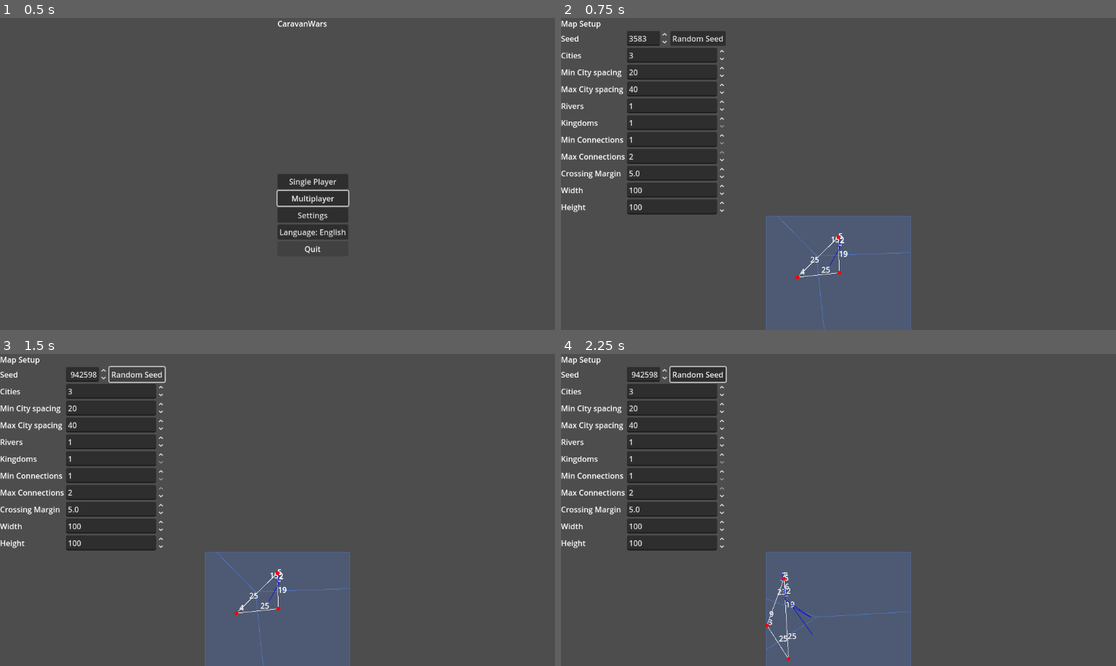
Above: before the commit, frames 1-4 (two rows, left to right).
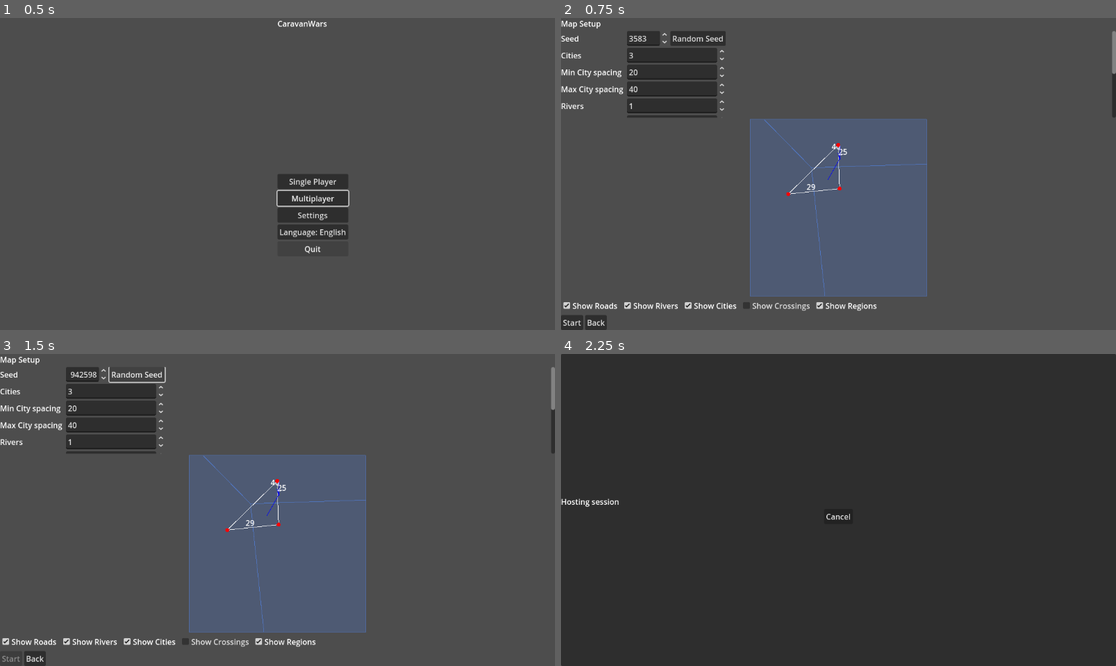
Above: after the commit, the same moments.

Repository: sepa79/CaravanWars
Game: Godot game, scene res://scenes/Main.tscn
Same seed, same stepped clock (60 frames per second), same inputs: the game is played once before the commit and once after it.
Inputs (mouse positions are in pixels of both pictures, inside the frame that each line leads up to):
- Up to frame 1 (0.5 s): no input
- Up to frame 2 (0.75 s): click "Single Player" at 0.5 s
- Up to frame 3 (1.5 s): click "Random Seed" at 1.25 s
- Up to frame 4 (2.25 s): click (572, 659) at 2 s, where only the run after the commit has a clickable "Start"

Frame 1 is identical in both runs. In frame 2, 20% of the frame differs, in the area x 0-100%, y 4-100%; in frame 3, 20%; in frame 4, 92%, in the area x 0-100%, y 0-100%.

Commit message:
Fix map preview controls and road labels

Diff:
--- a/game/ui/MapSetupScreen.gd
+++ b/game/ui/MapSetupScreen.gd
@@ -3,29 +3,30 @@
 const MapGeneratorModule = preload("res://map/MapGenerator.gd")
 
 @onready var title_label: Label = $VBox/Title
-@onready var seed_label: Label = $VBox/Params/SeedLabel
-@onready var seed_spin: SpinBox = $VBox/Params/SeedRow/Seed
-@onready var random_seed_button: Button = $VBox/Params/SeedRow/RandomSeed
-@onready var cities_label: Label = $VBox/Params/CitiesLabel
-@onready var cities_spin: SpinBox = $VBox/Params/Cities
-@onready var min_city_spacing_label: Label = $VBox/Params/MinCitySpacingLabel
-@onready var min_city_spacing_spin: SpinBox = $VBox/Params/MinCitySpacing
-@onready var max_city_spacing_label: Label = $VBox/Params/MaxCitySpacingLabel
-@onready var max_city_spacing_spin: SpinBox = $VBox/Params/MaxCitySpacing
-@onready var rivers_label: Label = $VBox/Params/RiversLabel
-@onready var rivers_spin: SpinBox = $VBox/Params/Rivers
-@onready var kingdoms_label: Label = $VBox/Params/KingdomsLabel
-@onready var kingdoms_spin: SpinBox = $VBox/Params/Kingdoms
-@onready var min_connections_label: Label = $VBox/Params/MinConnectionsLabel
-@onready var min_connections_spin: SpinBox = $VBox/Params/MinConnections
-@onready var max_connections_label: Label = $VBox/Params/MaxConnectionsLabel
-@onready var max_connections_spin: SpinBox = $VBox/Params/MaxConnections
-@onready var crossing_margin_label: Label = $VBox/Params/CrossingMarginLabel
-@onready var crossing_margin_spin: SpinBox = $VBox/Params/CrossingMargin
-@onready var width_label: Label = $VBox/Params/WidthLabel
-@onready var width_spin: SpinBox = $VBox/Params/Width
-@onready var height_label: Label = $VBox/Params/HeightLabel
-@onready var height_spin: SpinBox = $VBox/Params/Height
+@onready var params: GridContainer = $VBox/ParamsScroll/Params
+@onready var seed_label: Label = params.get_node("SeedLabel")
+@onready var seed_spin: SpinBox = params.get_node("SeedRow/Seed")
+@onready var random_seed_button: Button = params.get_node("SeedRow/RandomSeed")
+@onready var cities_label: Label = params.get_node("CitiesLabel")
+@onready var cities_spin: SpinBox = params.get_node("Cities")
+@onready var min_city_spacing_label: Label = params.get_node("MinCitySpacingLabel")
+@onready var min_city_spacing_spin: SpinBox = params.get_node("MinCitySpacing")
+@onready var max_city_spacing_label: Label = params.get_node("MaxCitySpacingLabel")
+@onready var max_city_spacing_spin: SpinBox = params.get_node("MaxCitySpacing")
+@onready var rivers_label: Label = params.get_node("RiversLabel")
+@onready var rivers_spin: SpinBox = params.get_node("Rivers")
+@onready var kingdoms_label: Label = params.get_node("KingdomsLabel")
+@onready var kingdoms_spin: SpinBox = params.get_node("Kingdoms")
+@onready var min_connections_label: Label = params.get_node("MinConnectionsLabel")
+@onready var min_connections_spin: SpinBox = params.get_node("MinConnections")
+@onready var max_connections_label: Label = params.get_node("MaxConnectionsLabel")
+@onready var max_connections_spin: SpinBox = params.get_node("MaxConnections")
+@onready var crossing_margin_label: Label = params.get_node("CrossingMarginLabel")
+@onready var crossing_margin_spin: SpinBox = params.get_node("CrossingMargin")
+@onready var width_label: Label = params.get_node("WidthLabel")
+@onready var width_spin: SpinBox = params.get_node("Width")
+@onready var height_label: Label = params.get_node("HeightLabel")
+@onready var height_spin: SpinBox = params.get_node("Height")
 @onready var map_view: MapView = $VBox/MapView
 @onready var show_roads_check: CheckBox = $VBox/Layers/ShowRoads
 @onready var show_rivers_check: CheckBox = $VBox/Layers/ShowRivers
--- a/game/ui/MapSetupScreen.tscn
+++ b/game/ui/MapSetupScreen.tscn
@@ -16,95 +16,100 @@
 
 [node name="Title" type="Label" parent="VBox"]
 
-[node name="Params" type="GridContainer" parent="VBox"]
+[node name="ParamsScroll" type="ScrollContainer" parent="VBox"]
+custom_minimum_size = Vector2(0, 180)
+size_flags_horizontal = 3
+size_flags_vertical = 1
+
+[node name="Params" type="GridContainer" parent="VBox/ParamsScroll"]
 columns = 2
 
-[node name="SeedLabel" type="Label" parent="VBox/Params"]
+[node name="SeedLabel" type="Label" parent="VBox/ParamsScroll/Params"]
 
-[node name="SeedRow" type="HBoxContainer" parent="VBox/Params"]
+[node name="SeedRow" type="HBoxContainer" parent="VBox/ParamsScroll/Params"]
 
-[node name="Seed" type="SpinBox" parent="VBox/Params/SeedRow"]
+[node name="Seed" type="SpinBox" parent="VBox/ParamsScroll/Params/SeedRow"]
 min_value = 0.0
 max_value = 1.0e+09
 step = 1.0
 
-[node name="RandomSeed" type="Button" parent="VBox/Params/SeedRow"]
+[node name="RandomSeed" type="Button" parent="VBox/ParamsScroll/Params/SeedRow"]
 
-[node name="CitiesLabel" type="Label" parent="VBox/Params"]
+[node name="CitiesLabel" type="Label" parent="VBox/ParamsScroll/Params"]
 
-[node name="Cities" type="SpinBox" parent="VBox/Params"]
+[node name="Cities" type="SpinBox" parent="VBox/ParamsScroll/Params"]
 min_value = 1.0
 max_value = 20.0
 step = 1.0
 value = 3.0
 
-[node name="MinCitySpacingLabel" type="Label" parent="VBox/Params"]
+[node name="MinCitySpacingLabel" type="Label" parent="VBox/ParamsScroll/Params"]
 
-[node name="MinCitySpacing" type="SpinBox" parent="VBox/Params"]
+[node name="MinCitySpacing" type="SpinBox" parent="VBox/ParamsScroll/Params"]
 min_value = 1.0
 max_value = 100.0
 step = 1.0
 value = 20.0
 
-[node name="MaxCitySpacingLabel" type="Label" parent="VBox/Params"]
+[node name="MaxCitySpacingLabel" type="Label" parent="VBox/ParamsScroll/Params"]
 
-[node name="MaxCitySpacing" type="SpinBox" parent="VBox/Params"]
+[node name="MaxCitySpacing" type="SpinBox" parent="VBox/ParamsScroll/Params"]
 min_value = 1.0
 max_value = 100.0
 step = 1.0
 value = 40.0
 
-[node name="RiversLabel" type="Label" parent="VBox/Params"]
+[node name="RiversLabel" type="Label" parent="VBox/ParamsScroll/Params"]
 
-[node name="Rivers" type="SpinBox" parent="VBox/Params"]
+[node name="Rivers" type="SpinBox" parent="VBox/ParamsScroll/Params"]
 min_value = 0.0
 max_value = 10.0
 step = 1.0
 value = 1.0
 
-[node name="KingdomsLabel" type="Label" parent="VBox/Params"]
+[node name="KingdomsLabel" type="Label" parent="VBox/ParamsScroll/Params"]
 
-[node name="Kingdoms" type="SpinBox" parent="VBox/Params"]
+[node name="Kingdoms" type="SpinBox" parent="VBox/ParamsScroll/Params"]
 min_value = 1.0
 max_value = 20.0
 step = 1.0
 value = 1.0
 
-[node name="MinConnectionsLabel" type="Label" parent="VBox/Params"]
+[node name="MinConnectionsLabel" type="Label" parent="VBox/ParamsScroll/Params"]
 
-[node name="MinConnections" type="SpinBox" parent="VBox/Params"]
+[node name="MinConnections" type="SpinBox" parent="VBox/ParamsScroll/Params"]
 min_value = 1.0
 max_value = 10.0
 step = 1.0
 value = 1.0
 
-[node name="MaxConnectionsLabel" type="Label" parent="VBox/Params"]
+[node name="MaxConnectionsLabel" type="Label" parent="VBox/ParamsScroll/Params"]
 
-[node name="MaxConnections" type="SpinBox" parent="VBox/Params"]
+[node name="MaxConnections" type="SpinBox" parent="VBox/ParamsScroll/Params"]
 min_value = 1.0
 max_value = 10.0
 step = 1.0
 value = 3.0
 
-[node name="CrossingMarginLabel" type="Label" parent="VBox/Params"]
+[node name="CrossingMarginLabel" type="Label" parent="VBox/ParamsScroll/Params"]
 
-[node name="CrossingMargin" type="SpinBox" parent="VBox/Params"]
+[node name="CrossingMargin" type="SpinBox" parent="VBox/ParamsScroll/Params"]
 min_value = 0.0
 max_value = 50.0
 step = 0.5
 value = 5.0
 
-[node name="WidthLabel" type="Label" parent="VBox/Params"]
+[node name="WidthLabel" type="Label" parent="VBox/ParamsScroll/Params"]
 
-[node name="Width" type="SpinBox" parent="VBox/Params"]
+[node name="Width" type="SpinBox" parent="VBox/ParamsScroll/Params"]
 min_value = 20.0
 max_value = 500.0
 step = 10.0
 value = 100.0
 
-[node name="HeightLabel" type="Label" parent="VBox/Params"]
+[node name="HeightLabel" type="Label" parent="VBox/ParamsScroll/Params"]
 
-[node name="Height" type="SpinBox" parent="VBox/Params"]
+[node name="Height" type="SpinBox" parent="VBox/ParamsScroll/Params"]
 min_value = 20.0
 max_value = 500.0
 step = 10.0
--- a/game/ui/MapView.gd
+++ b/game/ui/MapView.gd
@@ -33,17 +33,21 @@
         var mb: InputEventMouseButton = event
         if mb.button_index == MOUSE_BUTTON_WHEEL_UP and mb.pressed:
             _adjust_zoom(1.1)
+            accept_event()
         elif mb.button_index == MOUSE_BUTTON_WHEEL_DOWN and mb.pressed:
             _adjust_zoom(1.0 / 1.1)
+            accept_event()
         elif mb.button_index == MOUSE_BUTTON_LEFT:
             if mb.pressed:
                 dragging = true
             else:
                 dragging = false
+            accept_event()
     elif event is InputEventMouseMotion and dragging:
         var mm: InputEventMouseMotion = event
         pan_offset -= mm.relative / _current_scale()
         queue_redraw()
+        accept_event()
 
 func _adjust_zoom(factor: float) -> void:
     var old_zoom: float = zoom_level
@@ -94,20 +98,57 @@
             debug_logged = true
     var roads: Dictionary = map_data.get("roads", {})
     if show_roads:
-        var font: Font = get_theme_default_font()
-        var font_size: int = get_theme_default_font_size()
-        for edge in roads.get("edges", {}).values():
+        var edges: Dictionary = roads.get("edges", {})
+        for edge in edges.values():
             var pts: PackedVector2Array = edge.polyline
-            var length: float = 0.0
             for i in range(pts.size() - 1):
                 var a: Vector2 = pts[i]
                 var b: Vector2 = pts[i + 1]
                 draw_line(a * draw_scale + offset, b * draw_scale + offset, Color.WHITE, 1.0)
-                length += a.distance_to(b)
-            if font and pts.size() >= 2:
-                var mid: Vector2 = (pts[0] + pts[pts.size() - 1]) * 0.5
-                var pos: Vector2 = mid * draw_scale + offset + Vector2(0, -4)
-                draw_string(font, pos, "%d" % int(round(length)), HORIZONTAL_ALIGNMENT_CENTER, -1, font_size, Color.WHITE)
+
+        var font: Font = get_theme_default_font()
+        var font_size: int = get_theme_default_font_size()
+        if font:
+            var nodes: Dictionary = roads.get("nodes", {})
+            var adjacency: Dictionary = {}
+            for edge in edges.values():
+                var ep0: int = edge.endpoints[0]
+                var ep1: int = edge.endpoints[1]
+                if not adjacency.has(ep0):
+                    adjacency[ep0] = []
+                if not adjacency.has(ep1):
+                    adjacency[ep1] = []
+                adjacency[ep0].append(edge)
+                adjacency[ep1].append(edge)
+            var handled: Dictionary = {}
+            for node_id in nodes.keys():
+                var node = nodes[node_id]
+                if node.type != "city":
+                    continue
+                for edge in adjacency.get(node_id, []):
+                    var other_id: int = edge.endpoints[0] if edge.endpoints[1] == node_id else edge.endpoints[1]
+                    var path: Array[Vector2] = edge.polyline.duplicate()
+                    var length: float = edge.polyline[0].distance_to(edge.polyline[1])
+                    var cur_edge = edge
+                    var cur_node = other_id
+                    while nodes[cur_node].type != "city":
+                        var conn: Array = adjacency.get(cur_node, [])
+                        if conn.size() < 2:
+                            break
+                        var next_edge = conn[0] if conn[0] != cur_edge else conn[1]
+                        var next_node: int = next_edge.endpoints[0] if next_edge.endpoints[1] == cur_node else next_edge.endpoints[1]
+                        path.append(nodes[next_node].pos2d)
+                        length += nodes[cur_node].pos2d.distance_to(nodes[next_node].pos2d)
+                        cur_edge = next_edge
+                        cur_node = next_node
+                    var other_city_id: int = cur_node
+                    var key: String = "%d_%d" % [min(node_id, other_city_id), max(node_id, other_city_id)]
+                    if handled.has(key) or node_id == other_city_id:
+                        continue
+                    handled[key] = true
+                    var mid: Vector2 = _polyline_midpoint(path, length)
+                    var pos: Vector2 = mid * draw_scale + offset + Vector2(0, -4)
+                    draw_string(font, pos, "%d" % int(round(length)), HORIZONTAL_ALIGNMENT_CENTER, -1, font_size, Color.WHITE)
     if show_rivers:
         for river in map_data.get("rivers", []):
             for i in range(river.size() - 1):
@@ -128,6 +169,19 @@
                 ])
                 draw_polygon(diamond, PackedColorArray([crossing_color]))
 
+func _polyline_midpoint(points: Array, total_length: float) -> Vector2:
+    var half: float = total_length / 2.0
+    var acc: float = 0.0
+    for i in range(points.size() - 1):
+        var a: Vector2 = points[i]
+        var b: Vector2 = points[i + 1]
+        var seg: float = a.distance_to(b)
+        if acc + seg >= half:
+            var t: float = (half - acc) / seg
+            return a.lerp(b, t)
+        acc += seg
+    return points[0]
+
 func set_show_roads(value: bool) -> void:
     show_roads = value
     queue_redraw()
